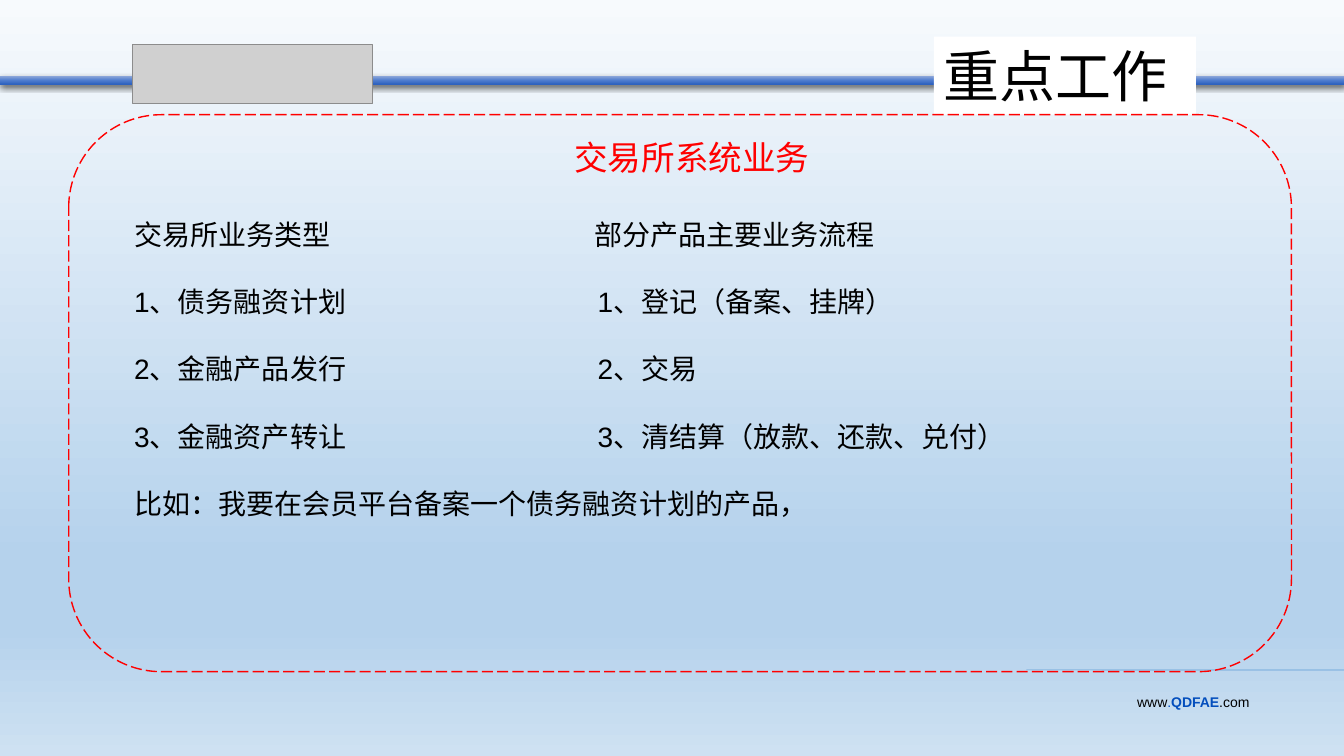
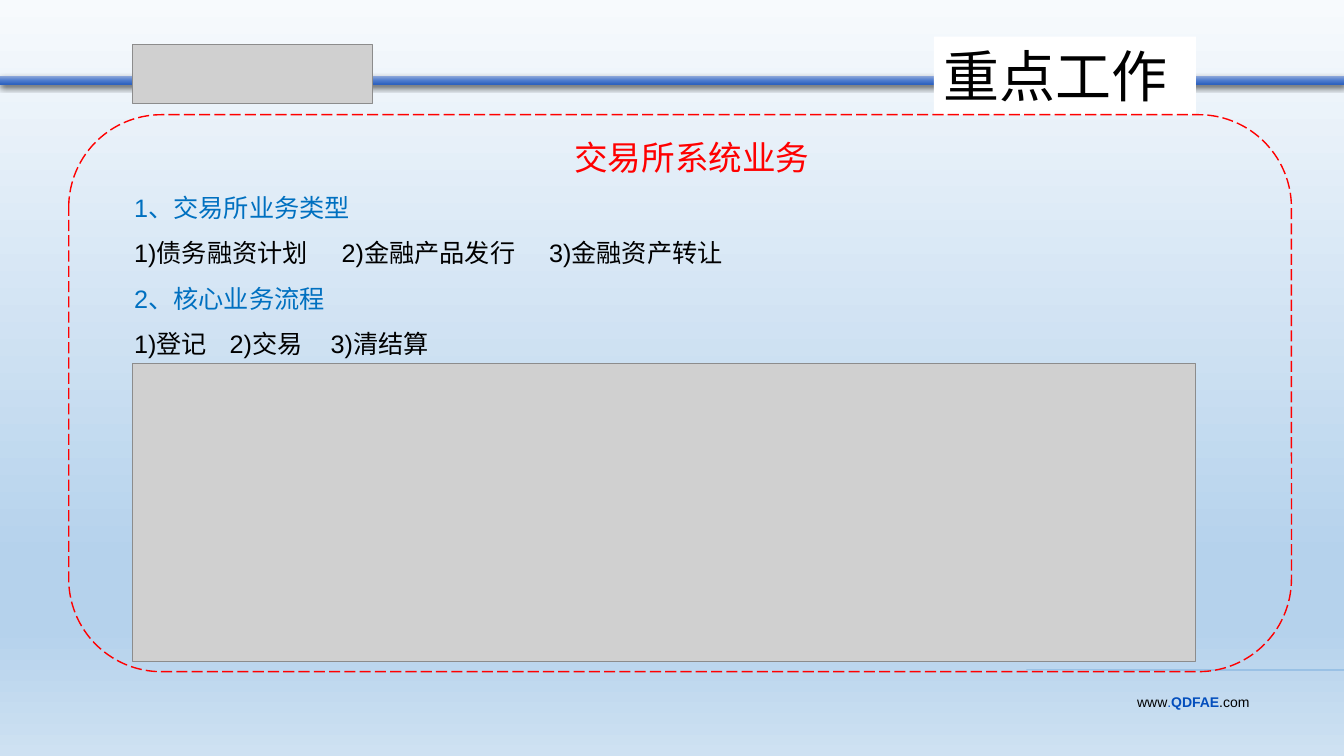
Before and after one commit to lhw1320/springcloud, a slide deck: slide 6 of doc/src/main/resources/qdfae/青金中心连宏伟转正答辩.pptx. Drawn at 1344x756 pixels with LibreOffice and Linux fonts; fonts in the diff are those of the drawing; grey boxes stand for pictures. Boxes give left, top, right and bottom in pixels: in the first picture for what was removed or moved away, otherwise in the second. Text is boxed around its words. In the diff, an @@ line names an element or a change of style, - is before the commit and + after.

```diff
--- a/doc/src/main/resources/qdfae/青金中心连宏伟转正答辩.pptx
+++ b/doc/src/main/resources/qdfae/青金中心连宏伟转正答辩.pptx
@@ text at (x1=134, y1=197, x2=723, y2=359): text changed; size 20 to 18 pt @@
-交易所业务类型 部分产品主要业务流程
-1、债务融资计划 1、登记（备案、挂牌）
-2、金融产品发行 2、交易
-3、金融资产转让 3、清结算（放款、还款、兑付）
-比如：我要在会员平台备案一个债务融资计划的产品，
+1、交易所业务类型
+1)债务融资计划 2)金融产品发行 3)金融资产转让
+2、核心业务流程
+1)登记 2)交易 3)清结算
@@ picture added at (x1=132, y1=364, x2=1196, y2=661) @@
```
Also in this commit, not shown: 9 other slides changed.
